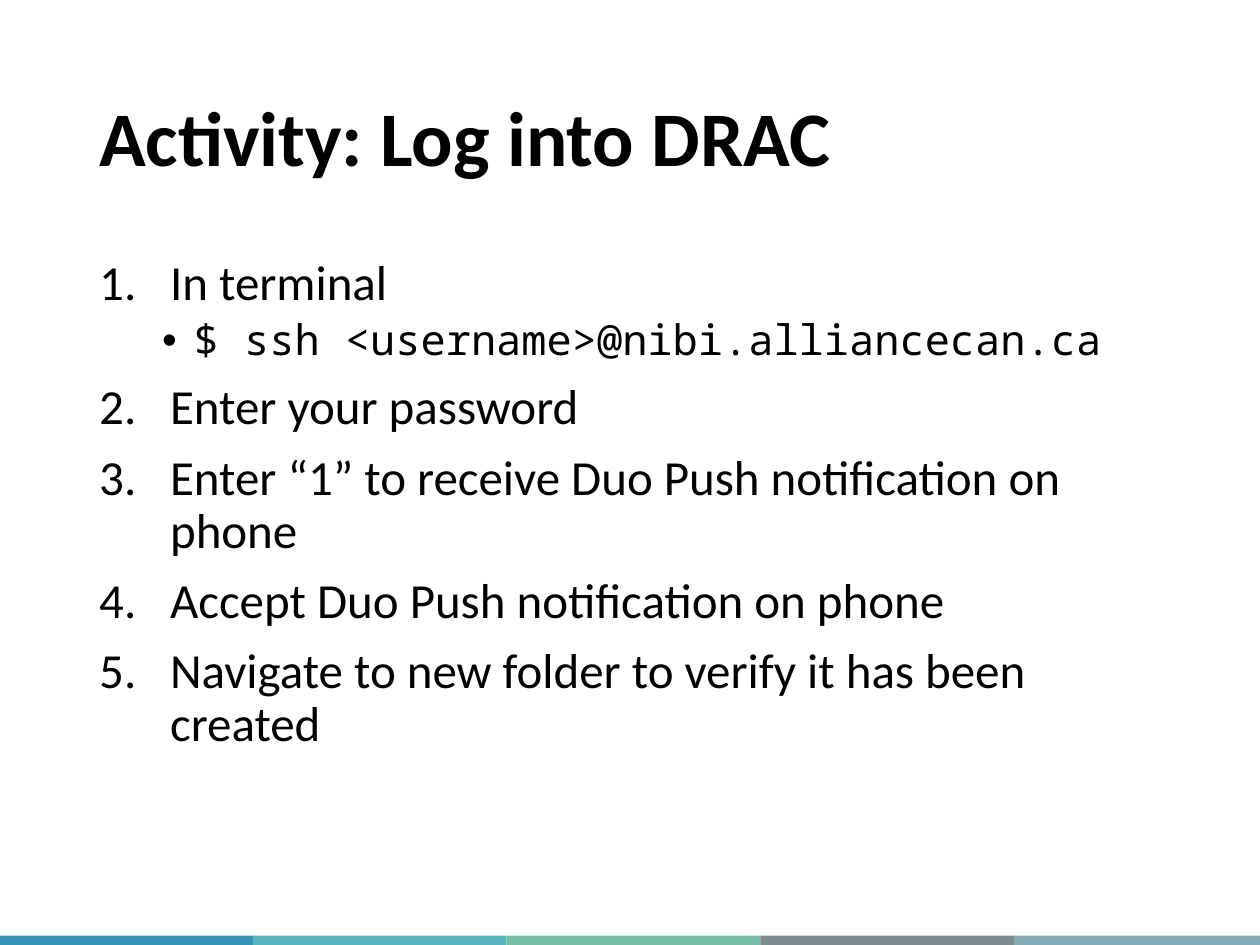
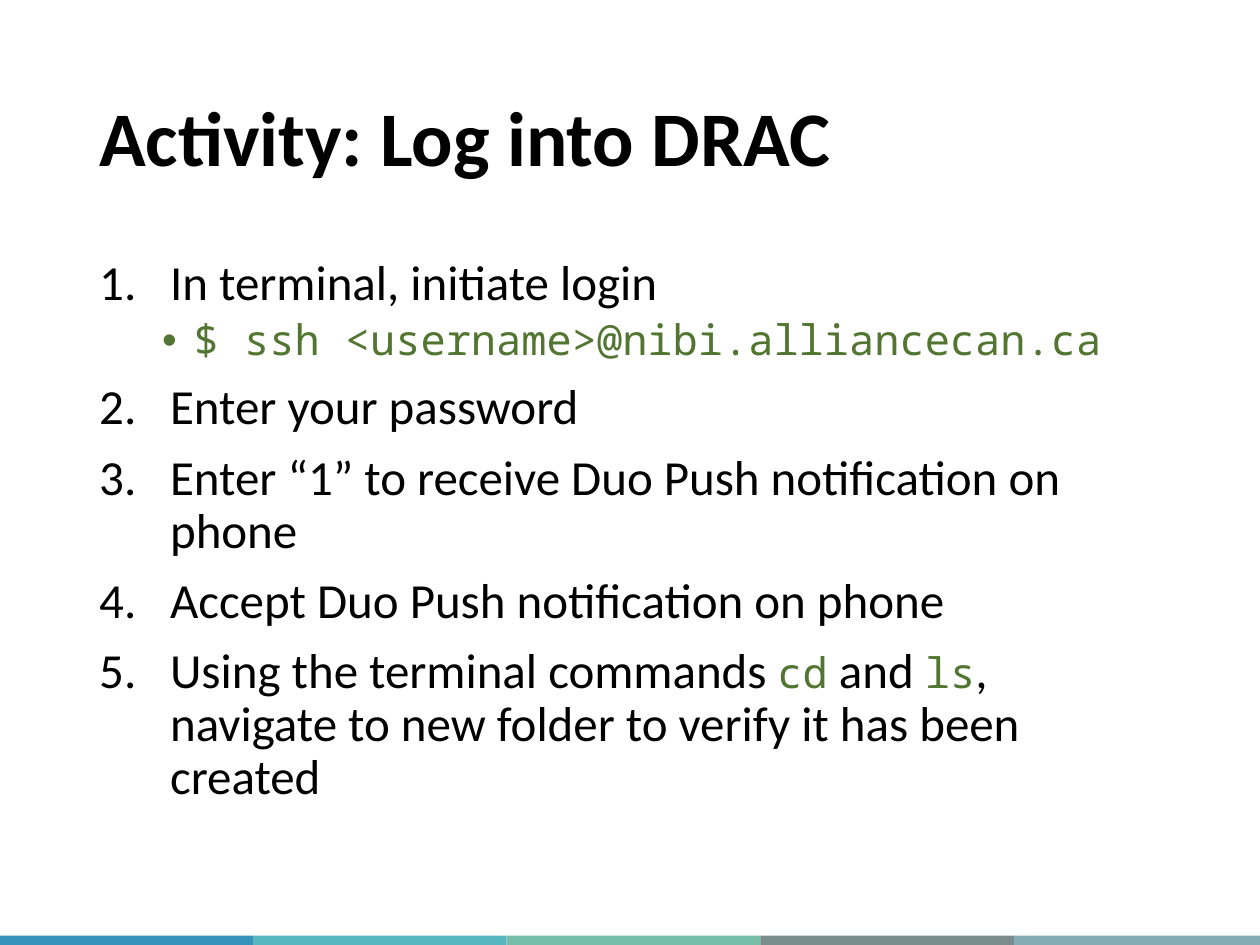
Before and after one commit to megan-ng/IntroToHighPerformanceComputing, a slide deck: slide 21 of Slides/IntroToHPCWorkshop.pptx. Drawn at 1260x945 pixels with LibreOffice and Linux fonts; fonts in the diff are those of the drawing; background and template pictures are left out. Boxes give left, top, right and bottom in pixels: in the first picture for what was removed or moved away, otherwise in the second. Text is boxed around its words. In the diff, an @@ line names an element or a change of style, - is before the commit and + after.

```diff
--- a/Slides/IntroToHPCWorkshop.pptx
+++ b/Slides/IntroToHPCWorkshop.pptx
@@ text at [170,266,657,309]: text changed @@
-1. In terminal
+1. In terminal, initiate login
@@ text at [244,323,1101,359]: text colour #000000 to #527631 in "$ ssh <username>@nibi.alliancecan.ca" @@
@@ text at [170,654,1019,795]: text changed @@
-5. Navigate to new folder to verify it has been created
+5. Using the terminal commands cd and ls, navigate to new folder to verify it has been created
```
Also in this commit, not shown: 7 other slides changed, 3 other files.
